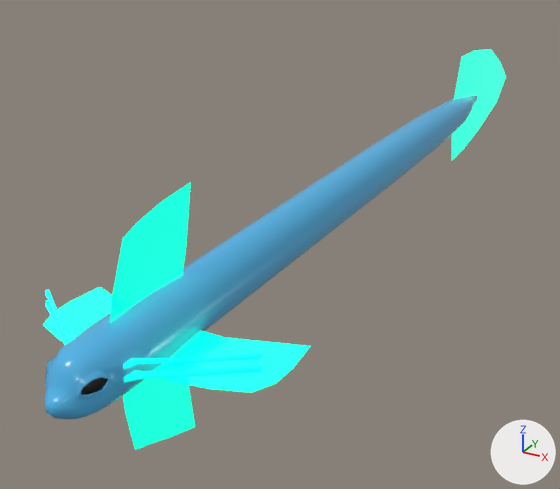
Two versions of the FBX model Assets/_Project/Visuals/Meshes/Characters/Water Serpent.fbx, one commit apart.
Camera for both pictures: a camera (50 mm lens) standing at (12.9, -14.5, 12.6) and looking at (-3.9, 16.2, -2.7). The axes (+X, +Y, +Z) are drawn at lower right. The lights are the same throughout. Where no turn or scale is listed for an object, it has been applied to the vertices.

Objects in the first picture: 'Water Serpent Mesh'.
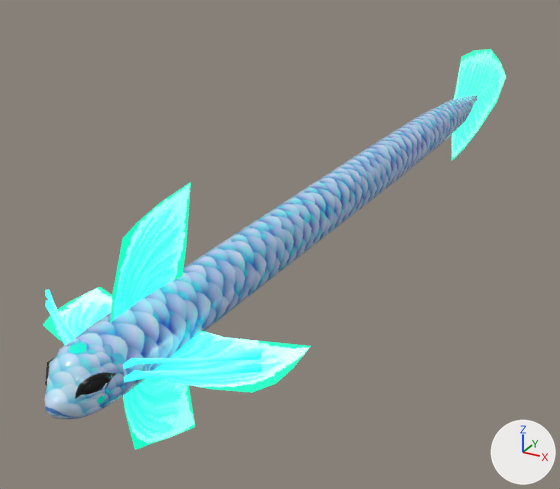
The newer file is also rescaled (x0.2) as a whole; pictures and numbers use the older file's frame.

Changed parts and their boxes (x1, y1, x2, y2) in the pictures (560 x 489 px):
'Water Serpent Mesh', surface changed
    both: (43, 49, 506, 450)

Edits to the bpy script that builds the scene:
```text
Add img_water_serpent_whiskers_metallic_png:
    img_water_serpent_whiskers_metallic_png = load_image('Water Serpent Whiskers_Metallic.png', '../../Textures/Characters/Water Serpent/Whiskers/Water Serpent Whiskers_Metallic.png', 2048, 2048, 'Non-Color')
Add img_water_serpent_whiskers_base_color_png:
    img_water_serpent_whiskers_base_color_png = load_image('Water Serpent Whiskers_Base_Color.png', '../../Textures/Characters/Water Serpent/Whiskers/Water Serpent Whiskers_Base_Color.png', 2048, 2048, 'sRGB')
Add img_water_serpent_fins_metallic_png:
    img_water_serpent_fins_metallic_png = load_image('Water Serpent Fins_Metallic.png', '../../Textures/Characters/Water Serpent/Fins/Water Serpent Fins_Metallic.png', 2048, 2048, 'Non-Color')
Add img_water_serpent_fins_base_color_png:
    img_water_serpent_fins_base_color_png = load_image('Water Serpent Fins_Base_Color.png', '../../Textures/Characters/Water Serpent/Fins/Water Serpent Fins_Base_Color.png', 2048, 2048, 'sRGB')
Add img_water_serpent_body_base_color_png:
    img_water_serpent_body_base_color_png = load_image('Water Serpent Body_Base_Color.png', '../../Textures/Characters/Water Serpent/Body/Water Serpent Body_Base_Color.png', 2048, 2048, 'sRGB')
Add img_water_serpent_body_metallic_png:
    img_water_serpent_body_metallic_png = load_image('Water Serpent Body_Metallic.png', '../../Textures/Characters/Water Serpent/Body/Water Serpent Body_Metallic.png', 2048, 2048, 'Non-Color')
Change mat_fish:
    where n0 = _N.new('ShaderNodeBsdfPrincipled'); n0.name = 'Principled BSDF'
    remove n0.inputs[0].default_value = (0.0802, 0.457, 0.8, 1.0)  # 'Base Color', blue #50b4e7
    add n2 = _N.new('ShaderNodeTexImage'); n2.name = 'Image Texture'
    add n2.image = img_water_serpent_body_base_color_png
    add n3 = _N.new('ShaderNodeTexImage'); n3.name = 'Image Texture.001'
    add n3.image = img_water_serpent_body_metallic_png
    add _L.new(n2.outputs[0], n0.inputs[0])  # 'Color' to 'Base Color'
    add _L.new(n3.outputs[0], n0.inputs[1])  # 'Color' to 'Metallic'
Change mat_fins:
    where n0 = _N.new('ShaderNodeBsdfPrincipled'); n0.name = 'Principled BSDF'
    remove n0.inputs[0].default_value = (0.0, 0.8, 0.385, 1.0)  # 'Base Color', green #00e7a7
    add n2 = _N.new('ShaderNodeTexImage'); n2.name = 'Image Texture'
    add n2.image = img_water_serpent_fins_base_color_png
    add n3 = _N.new('ShaderNodeTexImage'); n3.name = 'Image Texture.001'
    add n3.image = img_water_serpent_fins_metallic_png
    add _L.new(n2.outputs[0], n0.inputs[0])  # 'Color' to 'Base Color'
    add _L.new(n3.outputs[0], n0.inputs[1])  # 'Color' to 'Metallic'
Change mat_whiskers:
    where n0 = _N.new('ShaderNodeBsdfPrincipled'); n0.name = 'Principled BSDF'
    remove n0.inputs[0].default_value = (0.0, 0.8, 0.327, 1.0)  # 'Base Color', green #00e79b
    add n2 = _N.new('ShaderNodeTexImage'); n2.name = 'Image Texture'
    add n2.image = img_water_serpent_whiskers_base_color_png
    add n3 = _N.new('ShaderNodeTexImage'); n3.name = 'Image Texture.001'
    add n3.image = img_water_serpent_whiskers_metallic_png
    add _L.new(n2.outputs[0], n0.inputs[0])  # 'Color' to 'Base Color'
    add _L.new(n3.outputs[0], n0.inputs[1])  # 'Color' to 'Metallic'
```
